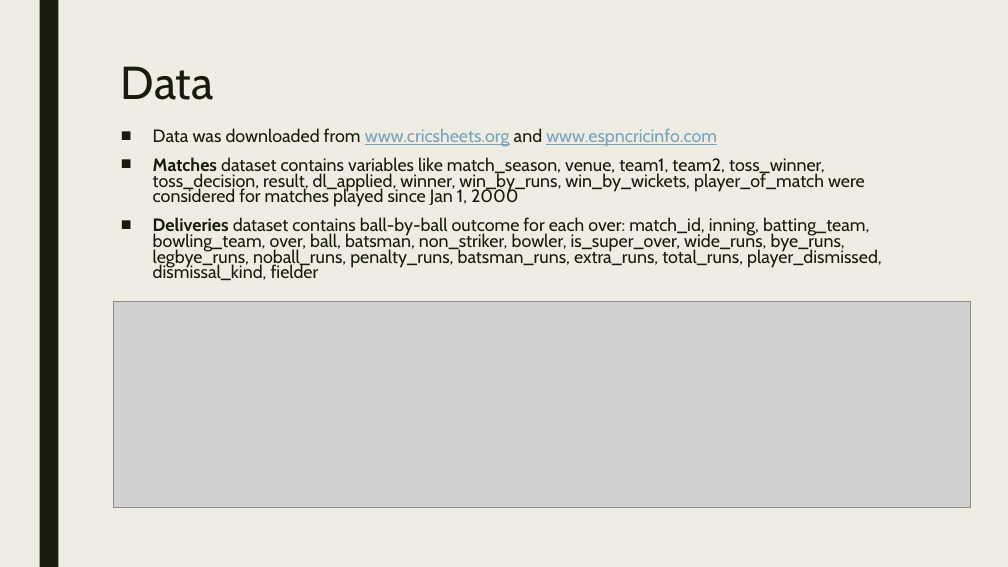
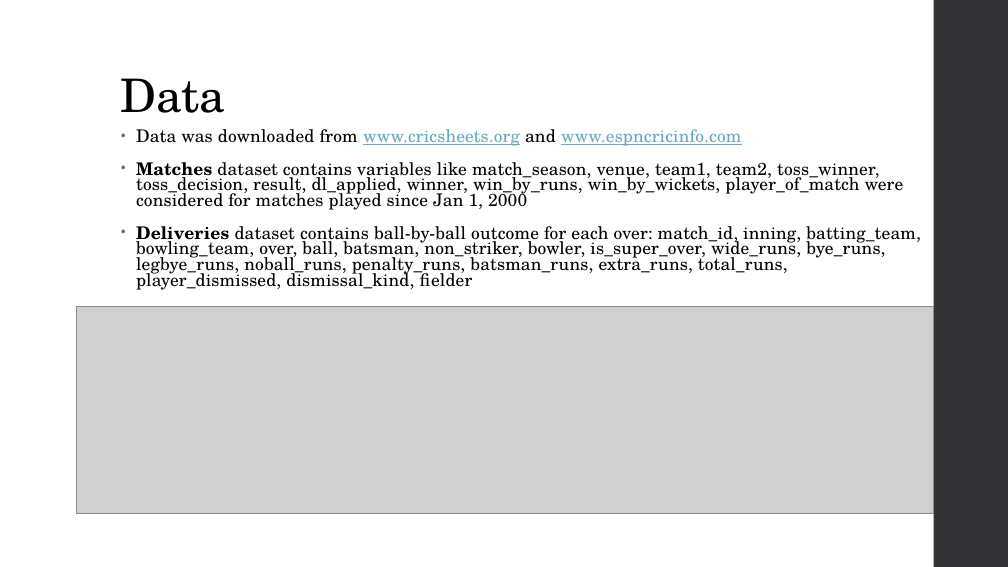
Before and after one commit to npsquared/3251_Presentation, a slide deck: slide 5 of 3251 - Cricket Prediction - Nitin Prakash.pptx. Drawn at 1008x567 pixels with LibreOffice and Linux fonts; fonts in the diff are those of the drawing; grey boxes stand for pictures. Boxes give left, top, right and bottom in pixels: in the first picture for what was removed or moved away, otherwise in the second. Text is boxed around its words. In the diff, an @@ line names an element or a change of style, - is before the commit and + after.

```diff
--- a/3251 - Cricket Prediction - Nitin Prakash.pptx
+++ b/3251 - Cricket Prediction - Nitin Prakash.pptx
@@ background #EFEDE3 to #FFFFFF @@
@@ rectangle removed at [39,0,58,567] @@
@@ rectangle added at [934,0,1008,567], fill #353537 @@
@@ title "Data" at [121,78,225,113]: font Cabin to TeX Gyre Schola, text colour #191B0E to #000000, letter spacing 0 to -0.5 pt; line spacing 0.89 to 0.9; vertical alignment top to bottom @@
@@ text "Data was downloaded from www.cricsheets.org ..." at [136,129,921,290]: size 17 to 16.6 pt, font Cabin to TeX Gyre Schola, text colour #191B0E to #000000, letter spacing 0 to 0.1 pt; text colour #77A2BB to #67AABF in "www.cricsheets.org www.espncricinfo.com"; bullet ■ to •; line spacing 0.74 to 0.75; more space between paragraphs @@
@@ picture: place and size @@
-picture at [113,302,970,508]
+picture at [77,307,934,513]
```
Also in this commit, not shown: 18 other slides changed.
